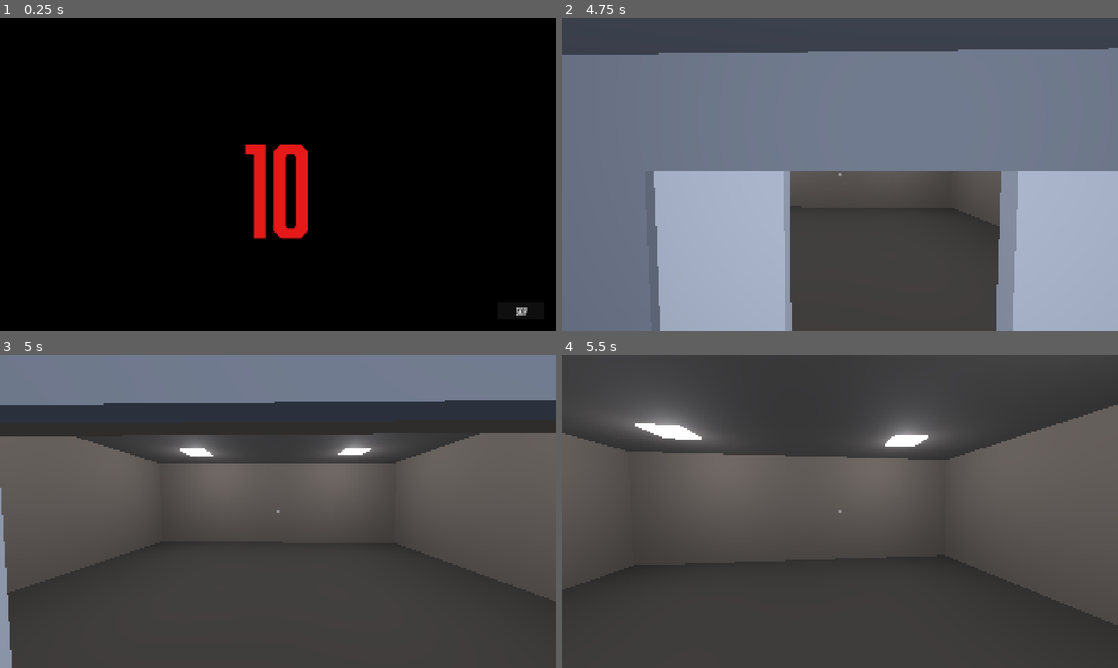
Above: before the commit, frames 1-4 (two rows, left to right).
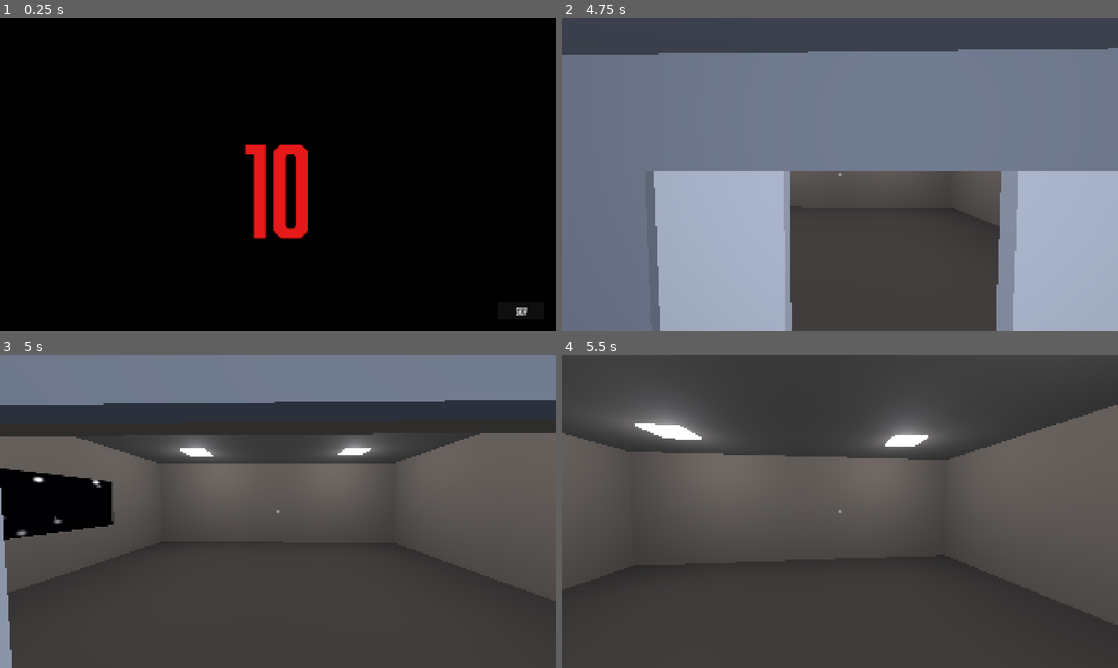
Above: after the commit, the same moments.

Repository: Joony/gmtk-game-jam-2026
Game: Godot game, scene res://scenes/intro.tscn
Two runs of this game, one before a commit and one after it. Both use one fixed random seed, a clock stepped at 60 frames per second and the inputs below.
Inputs (mouse positions are in pixels of both pictures, inside the frame that each line leads up to):
- Up to frame 1 (0.25 s): no input
- Up to frame 2 (4.75 s): click "Skip" at 0.5 s; click "START" at 1.25 s; tap Enter at 2 s; move the mouse to (867, 174) at 2.02 s; press the mouse at (867, 174) at 2.03 s; hold W (forward) from 2.03 s (still down); tap Space (jump) at 2.27, 3.02, 4.52 s; move the mouse to (812, 174) at 2.77 s; release the mouse at (812, 174) at 2.78 s; tap E (interact) at 2.85 s; click (812, 174) at 3.05 s; move the mouse to (851, 168) at 3.52 s; press the mouse at (851, 168) at 3.53 s; move the mouse to (834, 180) at 4.27 s; release the mouse at (834, 180) at 4.28 s; click (834, 180) at 4.35 s
- Up to frame 3 (5 s): keep holding W (forward)
- Up to frame 4 (5.5 s): keep holding W (forward); move the mouse to (878, 514) at 5.02 s; hold E (interact) from 5.03 s (still down); tap Space (jump) at 5.27 s; click (878, 514) at 5.3 s

Frames 1-2 are identical in both runs. In frame 3, 3.7% of the frame differs, in the area x 0-21%, y 36-60%; in frame 4, nothing differs.

Commit message:
Step 11: space windows with a procedural starfield
Wall openings generalised with sill/top so windows reuse the door-splitting path.
Starfield is a shader on a quad, sampling a hashed 3D star grid along a per-fragment
view ray. ShipMotion is the single source of truth so windows agree on speed.

Co-Authored-By: Claude Fable 5 <noreply@anthropic.com>

Diff:
--- /dev/null
+++ b/assets/shaders/starfield.gdshader
@@ -0,0 +1,82 @@
+shader_type spatial;
+// Unshaded: this is a view OUT of the ship, so the ship's own lighting (including the
+// red alert state) must not tint it. cull_disabled so a window reads from either side.
+render_mode unshaded, cull_disabled, shadows_disabled;
+
+// Driven by ShipMotion — one shared material, so every window agrees on speed and heading.
+uniform vec3 travel_direction = vec3(0.0, 0.0, -1.0);
+/// Metres travelled. Stars sit at fixed world positions, so advancing this streams them past.
+uniform float travelled = 0.0;
+uniform float star_density : hint_range(0.0, 1.0) = 0.5;
+uniform float brightness : hint_range(0.0, 4.0) = 1.6;
+uniform vec4 space_color : source_color = vec4(0.008, 0.010, 0.020, 1.0);
+/// Elongates stars along the direction of travel as speed rises.
+uniform float streak : hint_range(0.0, 8.0) = 0.0;
+/// The destination, drawn as a soft point of light ahead. Brightness 0 hides it.
+uniform float destination_brightness : hint_range(0.0, 4.0) = 0.0;
+uniform float destination_size : hint_range(0.0005, 0.2) = 0.02;
+
+varying vec3 world_position;
+
+vec3 hash33(vec3 p) {
+	p = fract(p * vec3(0.1031, 0.1030, 0.0973));
+	p += dot(p, p.yxz + 33.33);
+	return fract((p.xxy + p.yxx) * p.zyx);
+}
+
+void vertex() {
+	world_position = (MODEL_MATRIX * vec4(VERTEX, 1.0)).xyz;
+}
+
+void fragment() {
+	// A view ray through this fragment, so the field parallaxes as the player moves
+	// past the window rather than looking like a painted backdrop.
+	vec3 ray = normalize(world_position - CAMERA_POSITION_WORLD);
+	vec3 dir = normalize(travel_direction);
+	vec3 col = space_color.rgb;
+
+	// Five slabs at increasing depth. Sampling the same world offset at different
+	// depths gives parallax for free: near stars sweep past faster than far ones.
+	// Each slab contributes at most one star per ray, so density comes from small
+	// cells (the cell id changes rapidly across the view) rather than from big stars.
+	for (int i = 0; i < 5; i++) {
+		float fi = float(i);
+		float depth = 6.0 + fi * 8.0;
+		float cell = 1.0 + fi * 1.3;
+
+		vec3 p = ray * depth + dir * travelled;
+		vec3 id = floor(p / cell);
+		vec3 f = fract(p / cell);
+		vec3 rnd = hash33(id);
+		if (rnd.z > star_density) {
+			continue;
+		}
+
+		// Distance from the RAY to the star, not from a sample point to the star.
+		// Testing "is the sample inside the star" scales coverage with radius CUBED,
+		// so small stars are essentially never hit and the field comes out empty.
+		// A star is visible when the line of sight passes near it — radius squared.
+		// Keep star centres away from cell edges: only the cell containing the sample is
+		// tested, so a star straddling a boundary gets sliced and shows as a wedge.
+		// Confining centres to [0.2, 0.8] means a 0.07 radius never reaches an edge.
+		vec3 star_pos = rnd * 0.6 + vec3(0.2);
+		vec3 to_star = f - star_pos;
+		vec3 perp = to_star - ray * dot(to_star, ray);
+		// Squash along the travel axis so fast travel smears stars into streaks.
+		float along = dot(perp, dir);
+		vec3 across = perp - dir * along;
+		float dist = length(across + dir * (along / (1.0 + streak)));
+
+		float falloff = 1.0 - fi * 0.15;
+		// A star is a point, not a blob.
+		col += vec3(smoothstep(0.07, 0.0, dist) * (0.35 + 0.65 * rnd.x) * falloff);
+	}
+
+	// Destination ahead: a soft disc on the travel axis, driven by step 12's distance.
+	if (destination_brightness > 0.001) {
+		float aim = max(dot(ray, dir), 0.0);
+		col += vec3(smoothstep(1.0 - destination_size, 1.0, aim) * destination_brightness);
+	}
+
+	ALBEDO = col * brightness;
+}
--- a/scenes/game.tscn
+++ b/scenes/game.tscn
@@ -9,6 +9,7 @@
 [ext_resource type="Script" path="res://scripts/interaction/interactable.gd" id="7_interactable"]
 [ext_resource type="Script" path="res://scripts/level/ship_layout.gd" id="8_ship"]
 [ext_resource type="Script" path="res://scripts/level/lighting_controller.gd" id="9_lighting"]
+[ext_resource type="Script" path="res://scripts/level/ship_motion.gd" id="10_motion"]
 
 [sub_resource type="Environment" id="Environment_game"]
 background_mode = 1
@@ -31,6 +32,9 @@
 
 [node name="WorldEnvironment" type="WorldEnvironment" parent="."]
 environment = SubResource("Environment_game")
+
+[node name="Motion" type="Node" parent="."]
+script = ExtResource("10_motion")
 
 [node name="Lighting" type="Node" parent="."]
 script = ExtResource("9_lighting")
--- a/scripts/level/doorway.gd
+++ b/scripts/level/doorway.gd
@@ -1,12 +1,16 @@
 class_name Doorway
 extends Resource
 
-# A gap cut through a wall, with a lintel above it. Ported from the wall-intersection
-# maths in GMTK 2025's V1/SlidingDoor.gd; the sliding panels, control panel, detection
-# area and animation state stayed behind (that was DoorManager's job, and we don't
-# need moving doors yet).
+# An opening cut through a wall. Despite the name this covers BOTH doorways and windows:
+# the geometry and the wall-splitting maths are identical, only the vertical extent and
+# what gets fitted into the hole differ. `sill`/`top` bound the opening, so a doorway
+# starts at the floor and a window is inset with wall above and below.
 #
-# Renamed from SlidingDoor because nothing here slides — it cuts an opening.
+# The horizontal maths is ported from GMTK 2025's V1/SlidingDoor.gd; the sliding panels,
+# control panel, detection area and animation state stayed behind.
+#
+# (Name kept as `Doorway` rather than churning six files mid-jam — `WallOpening` would
+# be more accurate. Noted as a follow-up.)
 
 ## Which axis the opening SPANS. A doorway spanning X cuts walls that run along X
 ## (a room's north/south walls); one spanning Z cuts west/east walls.
@@ -17,6 +21,14 @@
 ## Opening width in grid units.
 @export var width: float = 1.6
 @export var id: String = ""
+## Bottom of the opening above the floor. 0 for a doorway, ~1m for a window.
+@export var sill: float = 0.0
+## Top of the opening. 0 means "use the builder's doorway_height".
+@export var top: float = 0.0
+## Fit a sliding door in this opening.
+@export var fit_door: bool = true
+## Fit a starfield pane in this opening.
+@export var fit_window: bool = false
 
 
 func _init(pos: Vector2 = Vector2.ZERO, span_axis: Axis = Axis.X, opening_width: float = 1.6, doorway_id: String = "") -> void:
@@ -24,6 +36,11 @@
 	axis = span_axis
 	width = opening_width
 	id = doorway_id if doorway_id != "" else "door_%.1f_%.1f" % [pos.x, pos.y]
+
+
+## Top of the opening, resolving 0 to the builder's default doorway height.
+func resolved_top(default_top: float) -> float:
+	return top if top > 0.0 else default_top
 
 
 ## The opening's extent along its span axis, in grid coordinates.
--- a/scripts/level/room_builder.gd
+++ b/scripts/level/room_builder.gd
@@ -36,6 +36,8 @@
 const GROUP_LIGHT := &"room_lights"
 const GROUP_DOOR := &"room_door"
 const GROUP_LIGHT_PANEL := &"room_light_panels"
+const GROUP_WINDOW := &"space_windows"
+const GROUP_WINDOW_GLASS := &"space_window_glass"
 
 @export var tile_size: float = 1.0
 @export var wall_thickness: float = 0.15
@@ -102,6 +104,18 @@
 	return doorway
 
 
+## A window is an opening that does not reach the floor: wall below (the sill) and above
+## (the lintel), with a starfield pane fitted instead of a door.
+func add_window(position: Vector2, axis: Doorway.Axis, width: float = 2.4, sill: float = 1.0, height: float = 1.3) -> Doorway:
+	var opening := Doorway.new(position, axis, width)
+	opening.sill = sill
+	opening.top = sill + height
+	opening.fit_door = false
+	opening.fit_window = true
+	doorways.append(opening)
+	return opening
+
+
 ## Grid (boundary) coordinates to world XZ. The single conversion in the system.
 func grid_to_world(grid_x: float, grid_y: float) -> Vector2:
 	return Vector2(grid_x, grid_y) * tile_size
@@ -131,8 +145,62 @@
 		_build_walls(room)
 	if build_doors:
 		for doorway in doorways:
-			_build_door(doorway)
+			if doorway.fit_door:
+				_build_door(doorway)
+	for opening in doorways:
+		if opening.fit_window:
+			_build_window(opening)
 	return _built_root
+
+
+func _build_window(opening: Doorway) -> void:
+	var height: float = opening.resolved_top(doorway_height) - opening.sill
+	if height <= 0.01:
+		return
+
+	var pane := MeshInstance3D.new()
+	pane.name = "Window_%s" % opening.id
+	var quad := QuadMesh.new()
+	quad.size = Vector2(opening.width * tile_size, height)
+	pane.mesh = quad
+	pane.material_override = _starfield_material()
+
+	var at := grid_to_world(opening.position.x, opening.position.y)
+	pane.position = Vector3(at.x, opening.sill + height * 0.5, at.y)
+	# A QuadMesh faces +Z; an opening spanning Z sits in a wall whose normal is X.
+	if opening.axis == Doorway.Axis.Z:
+		pane.rotate_y(PI * 0.5)
+	pane.add_to_group(GROUP_WINDOW)
+	_built_root.add_child(pane)
+
+	# Glass. Without it the opening is a hole: the player can't fit through (the sill
+	# blocks them) but a thrown crate would sail out into space.
+	var glass := StaticBody3D.new()
+	glass.name = "WindowGlass_%s" % opening.id
+	glass.position = pane.position
+	var shape := CollisionShape3D.new()
+	shape.name = "Shape"
+	var box := BoxShape3D.new()
+	var span := opening.width * tile_size
+	box.size = Vector3(span, height, wall_thickness * 0.5)
+	if opening.axis == Doorway.Axis.Z:
+		box.size = Vector3(wall_thickness * 0.5, height, span)
+	shape.shape = box
+	glass.add_child(shape)
+	# Grouped rather than found by name: node names are sanitised (dots stripped), so
+	# "WindowGlass_door_-5.0_2.0" is not the name it ends up with.
+	glass.add_to_group(GROUP_WINDOW_GLASS)
+	_built_root.add_child(glass)
+
+
+## One shared material across every window, so ShipMotion updates them all at once.
+func _starfield_material() -> ShaderMaterial:
+	if _materials.has("starfield"):
+		return _materials["starfield"]
+	var material := ShaderMaterial.new()
+	material.shader = load("res://assets/shaders/starfield.gdshader")
+	_materials["starfield"] = material
+	return material
 
 
 func _build_door(doorway: Doorway) -> void:
@@ -270,14 +338,36 @@
 	var end: Vector2 = segment["end"]
 	var has_door: bool = segment["has_door"]
 
+	if start.distance_to(end) * tile_size < 0.01:
+		return
+
+	if not has_door:
+		_create_wall_piece(start, end, 0.0, room.height, room, material, inward)
+		return
+
+	# An opening splits its segment into up to two pieces: wall below (a window's sill)
+	# and wall above (the lintel). A doorway has sill 0, so only the lintel is built.
+	var opening: Doorway = segment["opening"]
+	var bottom: float = opening.sill
+	var top: float = opening.resolved_top(doorway_height)
+	if bottom > 0.01:
+		_create_wall_piece(start, end, 0.0, bottom, room, material, inward)
+	if top < room.height - 0.01:
+		_create_wall_piece(start, end, top, room.height, room, material, inward)
+
+
+func _create_wall_piece(
+	start: Vector2,
+	end: Vector2,
+	y_bottom: float,
+	y_top: float,
+	room: Room,
+	material: StandardMaterial3D,
+	inward: Vector2
+) -> void:
 	var length := start.distance_to(end) * tile_size
-	if length < 0.01:
-		return
-
-	# Above a doorway only a lintel remains.
-	var y_bottom := doorway_height if has_door else 0.0
-	var wall_height := room.height - y_bottom
-	if wall_height <= 0.01:
+	var wall_height := y_top - y_bottom
+	if length < 0.01 or wall_height <= 0.01:
 		return
 
 	var skin := wall_thickness * 0.5
@@ -287,23 +377,23 @@
 		size = Vector3(skin, wall_height, length)
 
 	var centre := grid_to_world((start.x + end.x) * 0.5, (start.y + end.y) * 0.5)
-	# Sit the skin between the wall line and the room interior.
 	var offset := Vector3(inward.x, 0.0, inward.y) * (skin * 0.5)
 
 	var body := _make_box(
-		"Wall_%s_%.1f_%.1f" % [room.id, start.x, start.y],
+		"Wall_%s_%.1f_%.1f" % [room.id, start.x, y_bottom],
 		size,
 		Vector3(centre.x, y_bottom + wall_height * 0.5, centre.y) + offset,
 		material,
 		true
 	)
 	body.add_to_group(GROUP_WALL)
-	if has_door:
+	if y_bottom > 0.01:
 		body.set_meta("lintel", true)
 
 
 ## Split a wall into segments around any doorways crossing it. Ported from 2025's
-## get_wall_segments_with_doors(). Segments flagged `has_door` become lintels.
+## get_wall_segments_with_doors(). A segment flagged `has_door` carries the `opening`
+## that split it, so the caller knows its vertical extent (doorway vs window).
 static func wall_segments(wall_start: Vector2, wall_end: Vector2, all_doorways: Array[Doorway]) -> Array[Dictionary]:
 	var crossing: Array[Doorway] = []
 	for doorway in all_doorways:
@@ -311,7 +401,7 @@
 			crossing.append(doorway)
 
 	if crossing.is_empty():
-		return [{"start": wall_start, "end": wall_end, "has_door": false}]
+		return [{"start": wall_start, "end": wall_end, "has_door": false, "opening": null}]
 
 	var runs_along_x := absf(wall_end.x - wall_start.x) > absf(wall_end.y - wall_start.y)
 	if runs_along_x:
@@ -334,12 +424,12 @@
 			opening_end.x = wall_start.x
 
 		if cursor.distance_to(opening_start) > 0.01:
-			segments.append({"start": cursor, "end": opening_start, "has_door": false})
-		segments.append({"start": opening_start, "end": opening_end, "has_door": true})
+			segments.append({"start": cursor, "end": opening_start, "has_door": false, "opening": null})
+		segments.append({"start": opening_start, "end": opening_end, "has_door": true, "opening": doorway})
 		cursor = opening_end
 
 	if cursor.distance_to(wall_end) > 0.01:
-		segments.append({"start": cursor, "end": wall_end, "has_door": false})
+		segments.append({"start": cursor, "end": wall_end, "has_door": false, "opening": null})
 	return segments
 
 
--- a/scripts/level/ship_layout.gd
+++ b/scripts/level/ship_layout.gd
@@ -45,4 +45,10 @@
 	add_doorway(Vector2(0.5, -4), Doorway.Axis.X, 1.8)
 	add_doorway(Vector2(0.5, -12), Doorway.Axis.X, 1.8)
 
+	# Windows on exterior walls only — an opening onto another room would show stars
+	# through the ship. Sill at 1.0m so they sit at eye level.
+	add_window(Vector2(-5, 2), Doorway.Axis.Z, 3.0, 1.0, 1.3)     # pod bay, port side
+	add_window(Vector2(5, 2), Doorway.Axis.Z, 3.0, 1.0, 1.3)      # pod bay, starboard
+	add_window(Vector2(-6, -17), Doorway.Axis.Z, 4.0, 1.2, 1.6)   # engine room, port
+
 	build()
--- /dev/null
+++ b/scripts/level/ship_motion.gd
@@ -0,0 +1,63 @@
+class_name ShipMotion
+extends Node
+
+# The ship's travel state, and the single source of truth every window reads from — so
+# they can never disagree about speed or heading.
+#
+# Same pattern as LightingController: values are pushed to everything in the
+# `space_windows` group each frame, so a window built later (a new room, a repaired
+# section) picks up the current motion with no registration step.
+
+signal speed_changed(speed: float)
+
+## Metres per second at full health. Step 12 scales the actual speed down per malfunction.
+@export var cruise_speed: float = 18.0
+@export var travel_direction: Vector3 = Vector3(0, 0, -1)
+## Star brightness, exposed for tuning against the interior lighting.
+@export var star_brightness: float = 1.6
+## How much the stars smear at cruise speed.
+@export var streak_at_cruise: float = 0.7
+
+## Current speed. Zero stops the starfield dead, which is what a stalled ship should look like.
+var speed: float = 0.0:
+	set(value):
+		var clamped := maxf(value, 0.0)
+		if is_equal_approx(clamped, speed):
+			return
+		speed = clamped
+		speed_changed.emit(speed)
+
+## Total distance covered. Stars sit at fixed world positions, so this is what streams them.
+var distance_travelled: float = 0.0
+
+## Set by step 12 once there is a distance countdown: 0 hides the destination entirely.
+var destination_brightness: float = 0.0
+
+
+func _ready() -> void:
+	speed = cruise_speed
+
+
+func _process(delta: float) -> void:
+	distance_travelled += speed * delta
+	_apply()
+
+
+## Fraction of cruise speed, for anything that wants "how fast are we going, really".
+func speed_fraction() -> float:
+	if cruise_speed <= 0.0:
+		return 0.0
+	return clampf(speed / cruise_speed, 0.0, 1.0)
+
+
+func _apply() -> void:
+	var fraction := speed_fraction()
+	for pane in get_tree().get_nodes_in_group(RoomBuilder.GROUP_WINDOW):
+		var material := (pane as MeshInstance3D).material_override as ShaderMaterial
+		if material == null:
+			continue
+		material.set_shader_parameter("travel_direction", travel_direction.normalized())
+		material.set_shader_parameter("travelled", distance_travelled)
+		material.set_shader_parameter("brightness", star_brightness)
+		material.set_shader_parameter("streak", streak_at_cruise * fraction)
+		material.set_shader_parameter("destination_brightness", destination_brightness)
--- /dev/null
+++ b/tests/smoke_space_windows.gd
@@ -0,0 +1,163 @@
+extends SceneTree
+# Step 11: space windows — wall openings, the starfield shader, and ship motion.
+# Run: godot --headless --path . -s tests/smoke_space_windows.gd
+
+var _failures: Array[String] = []
+
+
+func _init() -> void:
+	_run.call_deferred()
+	_watchdog.call_deferred()
+
+
+func _watchdog() -> void:
+	await create_timer(90.0).timeout
+	push_error("watchdog fired: the test never finished (look for a SCRIPT ERROR above)")
+	print("SPACE WINDOWS TEST FAIL")
+	quit(1)
+
+
+func _check(label: String, ok: bool) -> void:
+	if not ok:
+		_failures.append(label)
+
+
+func _frames(n: int) -> void:
+	for i in n:
+		await process_frame
+
+
+func _run() -> void:
+	var game: Node3D = load("res://scenes/game.tscn").instantiate()
+	root.add_child(game)
+	current_scene = game
+	await process_frame
+	game.start_game()
+	await _frames(5)
+
+	var motion: ShipMotion = game.get_node("Motion")
+	var ship: Node3D = game.get_node("Ship")
+	var panes := get_nodes_in_group(RoomBuilder.GROUP_WINDOW)
+	_check("the ship has windows (%d)" % panes.size(), panes.size() >= 2)
+	if panes.is_empty():
+		_report()
+		return
+
+	# --- The pane and its shader --------------------------------------------
+	var pane: MeshInstance3D = panes[0]
+	var material: ShaderMaterial = pane.material_override as ShaderMaterial
+	_check("window uses a ShaderMaterial", material != null)
+	_check("the starfield shader is loaded", material != null and material.shader != null)
+	_check("pane is sized to the opening", (pane.mesh as QuadMesh).size.x > 0.5)
+
+	# One shared material, so windows cannot disagree about speed or heading.
+	var shared := true
+	for other in panes:
+		if (other as MeshInstance3D).material_override != material:
+			shared = false
+	_check("all windows share one material", shared)
+
+	# --- The opening is really cut through the wall -------------------------
+	# Find the window opening in the ship's data, then prove no wall piece covers
+	# its vertical range at that location.
+	var opening: Doorway = null
+	for candidate in ship.doorways:
+		if candidate.fit_window:
+			opening = candidate
+			break
+	_check("ship recorded a window opening", opening != null)
+	if opening != null:
+		var top: float = opening.resolved_top(ship.doorway_height)
+		var mid_height := (opening.sill + top) * 0.5
+		var blocking := 0
+		var sill_pieces := 0
+		var lintel_pieces := 0
+		for wall in get_nodes_in_group(RoomBuilder.GROUP_WALL):
+			var body: StaticBody3D = wall
+			# Only walls on the same line as this opening.
+			var window_x: float = opening.position.x * ship.tile_size
+			if absf(body.global_position.x - window_x) > 0.4:
+				continue
+			var size: Vector3 = ((body.get_node("Mesh") as MeshInstance3D).mesh as BoxMesh).size
+			var z_lo := body.global_position.z - size.z * 0.5
+			var z_hi := body.global_position.z + size.z * 0.5
+			var window_z: float = opening.position.y * ship.tile_size
+			if window_z < z_lo or window_z > z_hi:
+				continue
+			var y_lo := body.global_position.y - size.y * 0.5
+			var y_hi := body.global_position.y + size.y * 0.5
+			if mid_height > y_lo and mid_height < y_hi:
+				blocking += 1
+			if y_hi <= opening.sill + 0.01:
+				sill_pieces += 1
+			if y_lo >= top - 0.01:
+				lintel_pieces += 1
+		_check("no wall covers the window opening (%d blocking)" % blocking, blocking == 0)
+		_check("wall remains BELOW the window (a sill, %d)" % sill_pieces, sill_pieces >= 1)
+		_check("wall remains ABOVE the window (a lintel, %d)" % lintel_pieces, lintel_pieces >= 1)
+
+		# Glass, or thrown items would fly out into space.
+		var glazing := get_nodes_in_group(RoomBuilder.GROUP_WINDOW_GLASS)
+		_check("every opening is glazed (%d panes, %d glass)" % [panes.size(), glazing.size()], glazing.size() == panes.size())
+
+	# --- Motion drives the starfield ----------------------------------------
+	motion.speed = motion.cruise_speed
+	await _frames(2)
+	var travelled_a: float = material.get_shader_parameter("travelled")
+	await _frames(20)
+	var travelled_b: float = material.get_shader_parameter("travelled")
+	_check(
+		"stars advance while moving (%.2f -> %.2f)" % [travelled_a, travelled_b],
+		travelled_b > travelled_a
+	)
+
+	var streak_cruise: float = material.get_shader_parameter("streak")
+	_check("stars streak at cruise (%.2f)" % streak_cruise, streak_cruise > 0.01)
+
+	# --- Stopping the ship stops the stars ----------------------------------
+	motion.speed = 0.0
+	await _frames(10)
+	var stopped_a: float = material.get_shader_parameter("travelled")
+	await _frames(20)
+	var stopped_b: float = material.get_shader_parameter("travelled")
+	_check(
+		"stars stop dead when the ship stops (%.3f -> %.3f)" % [stopped_a, stopped_b],
+		is_equal_approx(stopped_a, stopped_b)
+	)
+	_check(
+		"streak collapses at rest (%.2f)" % float(material.get_shader_parameter("streak")),
+		float(material.get_shader_parameter("streak")) < 0.01
+	)
+
+	# --- Speed changes are observable ---------------------------------------
+	var speeds: Array = []
+	motion.speed_changed.connect(func(s: float) -> void: speeds.append(s))
+	motion.speed = motion.cruise_speed * 0.5
+	await _frames(2)
+	_check("speed_changed fired (%d)" % speeds.size(), speeds.size() == 1)
+	_check("speed_fraction reports half (%.2f)" % motion.speed_fraction(), absf(motion.speed_fraction() - 0.5) < 0.02)
+
+	# --- The destination hook is off until step 12 turns it on --------------
+	_check(
+		"destination hidden by default (%.2f)" % float(material.get_shader_parameter("destination_brightness")),
+		float(material.get_shader_parameter("destination_brightness")) < 0.001
+	)
+	motion.destination_brightness = 1.0
+	await _frames(3)
+	_check(
+		"destination can be turned on",
+		float(material.get_shader_parameter("destination_brightness")) > 0.5
+	)
+
+	_report()
+
+
+func _report() -> void:
+	if _failures.is_empty():
+		print("SPACE WINDOWS TEST PASS")
+		quit(0)
+	else:
+		for failure in _failures:
+			push_error(failure)
+		print("SPACE WINDOWS TEST FAIL")
+		quit(1)
Not shown, added: assets/shaders/starfield.gdshader.uid
Not shown: 1 places in scenes/game.tscn that only renumber resources
Not shown, added: scripts/level/ship_motion.gd.uid
Not shown, added: tests/smoke_space_windows.gd.uid
Not shown, changed: TODO.md
Not shown, changed: docs/LOG.md
Not shown, added: docs/features/space-windows.md
